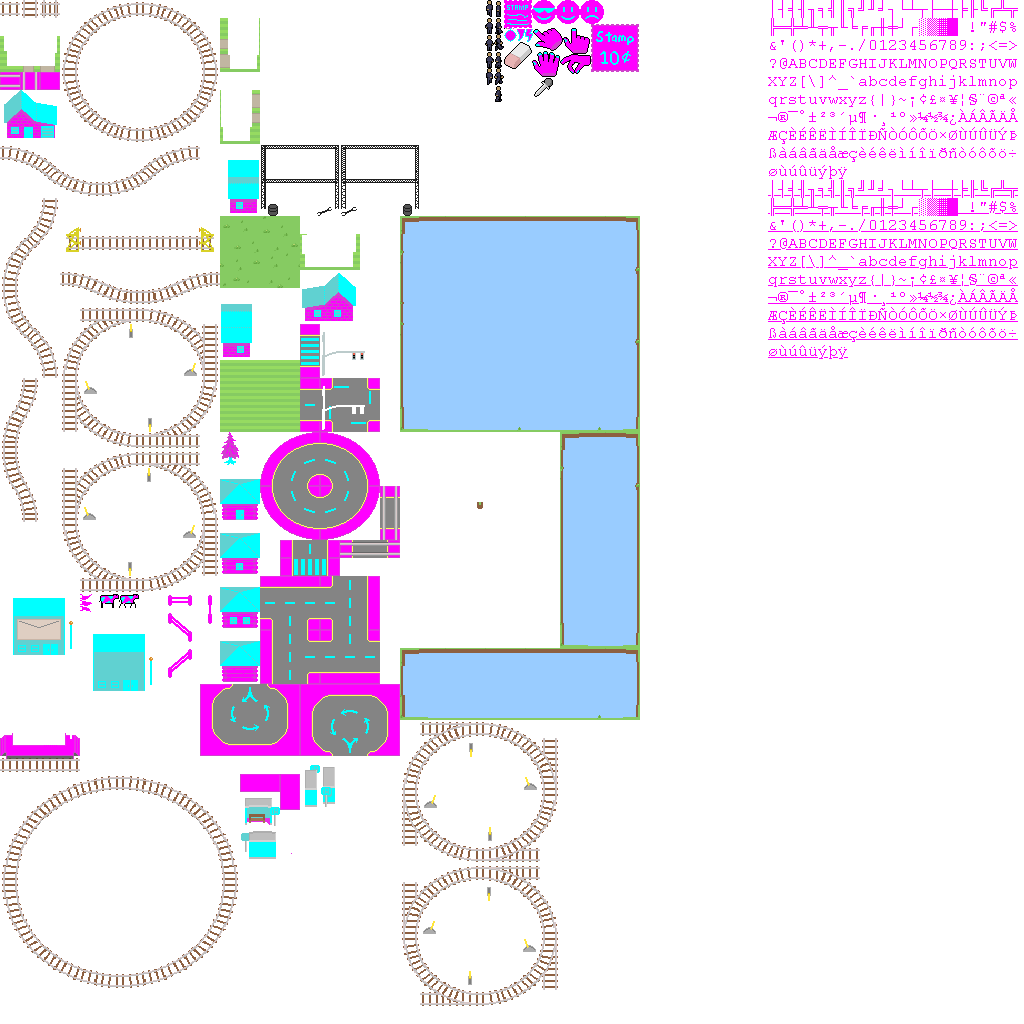
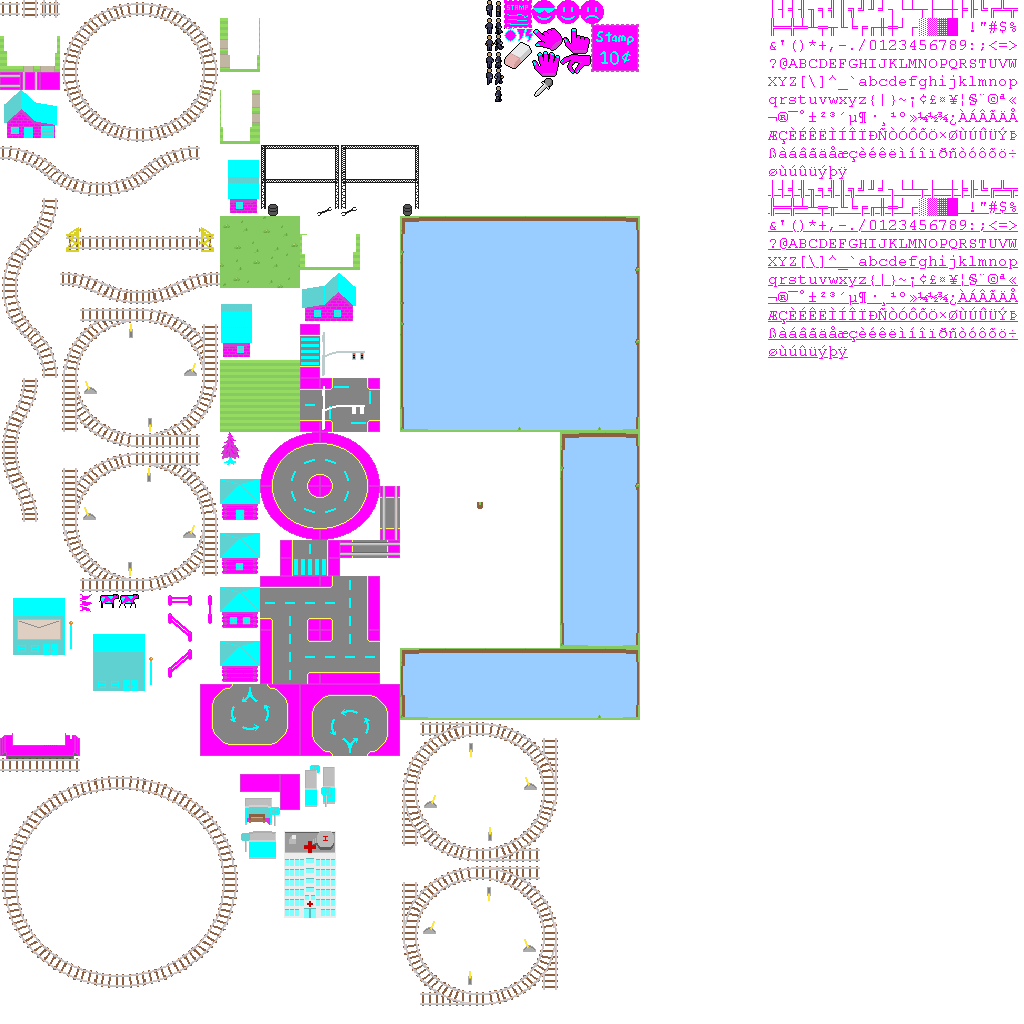
Comparing the layer stacks of the two (1024, 1024) images. Changes:
painted on "base.png copy" over [284, 831, 336, 918]
